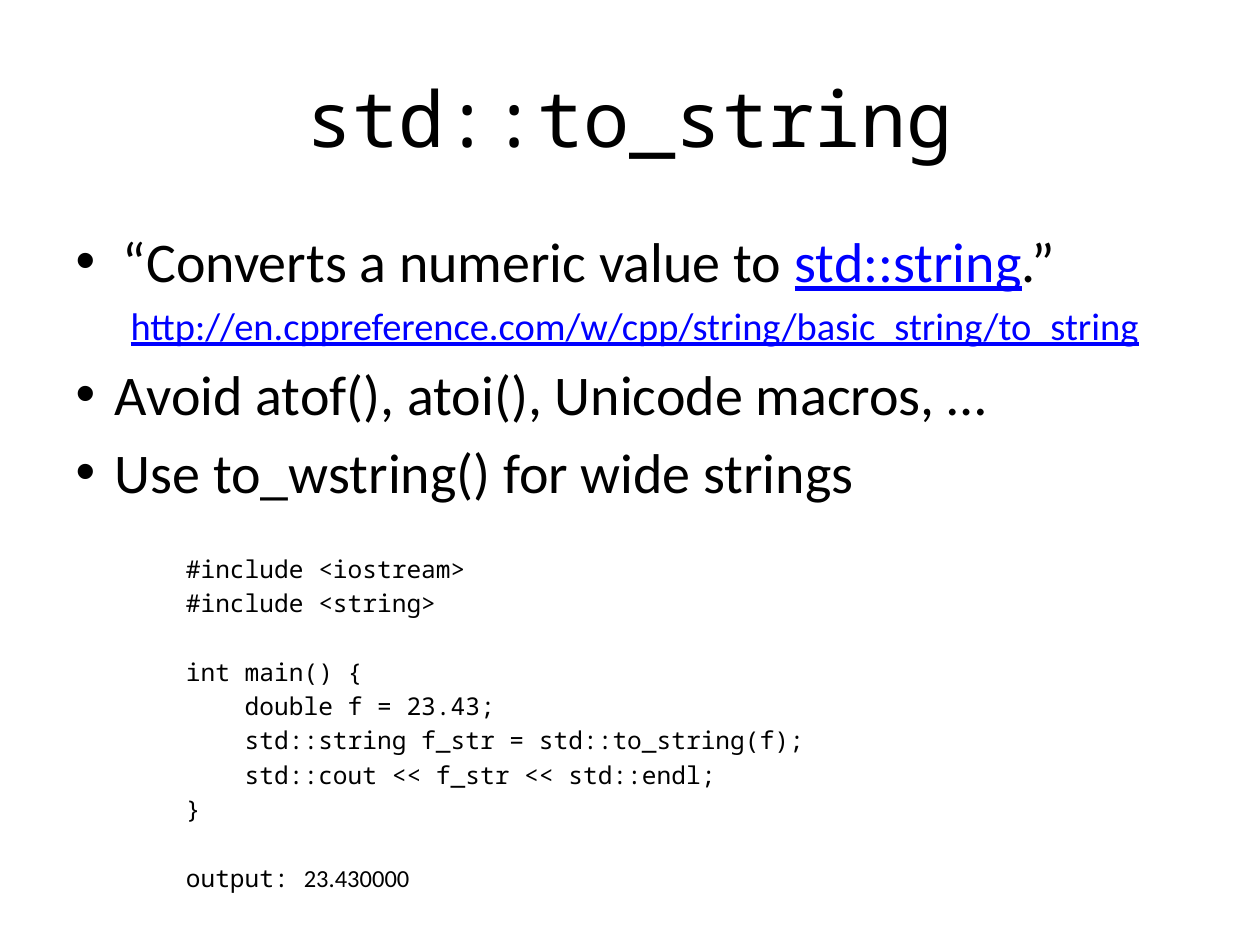
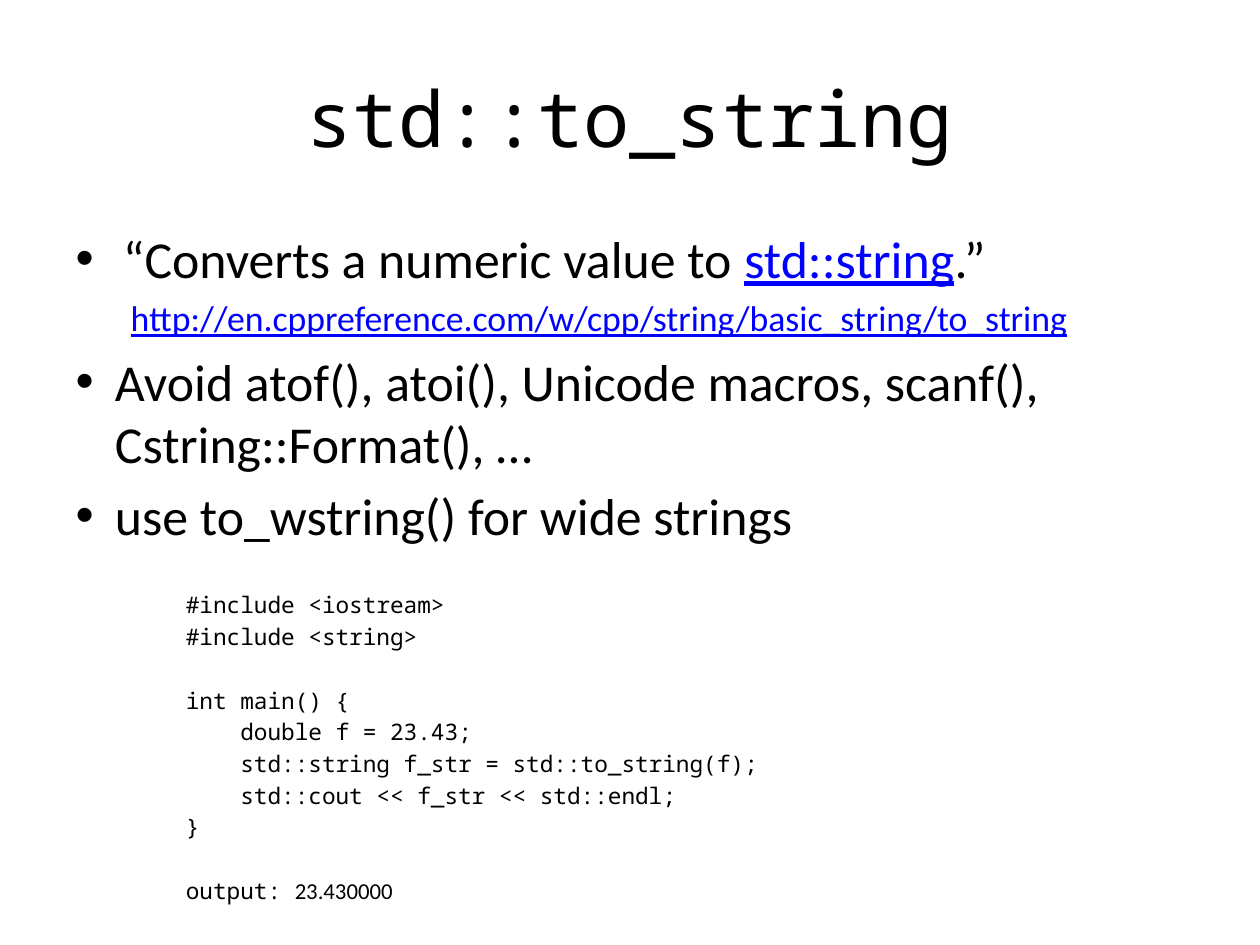
Before and after one commit to fellmad/FunWithCpp11, a slide deck: slide 59 of doc/Fun_with_C++11.pptx. Drawn at 1260x945 pixels with LibreOffice and Linux fonts; fonts in the diff are those of the drawing. Boxes give left, top, right and bottom in pixels: in the first picture for what was removed or moved away, otherwise in the second. Text is boxed around its words. In the diff, an @@ line names an element or a change of style, - is before the commit and + after.

```diff
--- a/doc/Fun_with_C++11.pptx
+++ b/doc/Fun_with_C++11.pptx
@@ text at (123,241,1067,808): size 32 to 29.6 pt in "“Converts a numeric value to std::string.”"; size 22 to 20.4 pt in "http://en.cppreference.com/w/cpp/string/basic_string/to_stri ..."; size 14 to 12.9 pt in "#include <iostream>", "#include <string>", "int main() {", "double f = 23.43;" and 4 more places @@
@@ text at (115,363,1039,544): text changed; size 32 to 29.6 pt @@
-• Avoid atof(), atoi(), Unicode macros, …
-• Use to_wstring() for wide strings
+• Avoid atof(), atoi(), Unicode macros, scanf(), Cstring::Format(), …
+• use to_wstring() for wide strings
```
Also in this commit, not shown: 7 other slides changed, 2 slides added, 6 slides removed, 2 other files.
